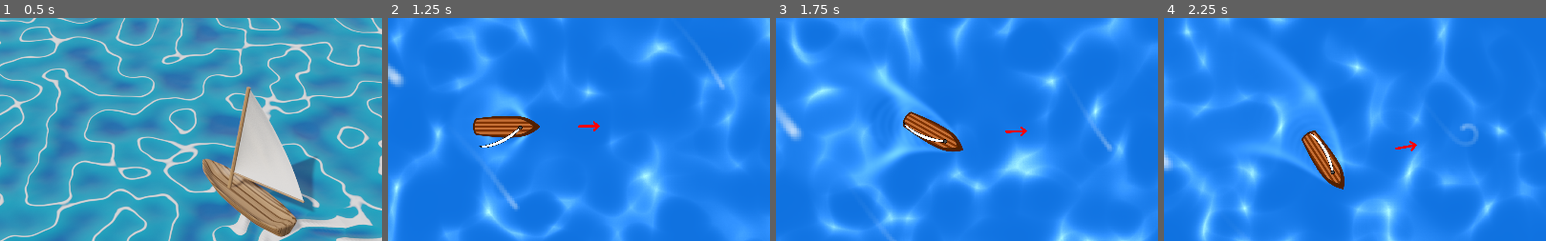
Above: before the commit, frames 1-4 (left to right).
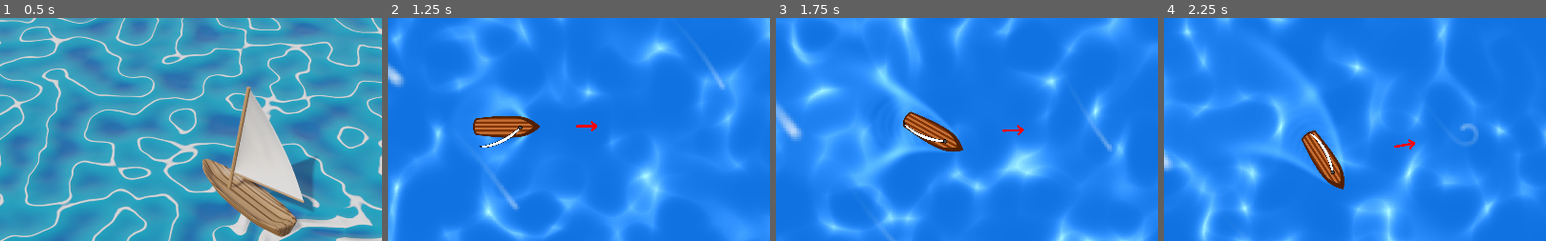
Above: after the commit, the same moments.

Repository: Norodix/SailGame
Game: Godot game, scene res://Menu/TitleScreen.tscn
The game is run twice, just before and just after one commit, with the same random seed, the same clock (stepped at 60 frames per second) and the same inputs. The engine's default icon, where the game draws it, is replaced by a stand-in: a white triangle on a blue panel in a dark square.
Inputs (mouse positions are % of the whole screen's width and height, from its top left):
- Up to frame 1 (0.5 s): no input
- Up to frame 2 (1.25 s): click "Play" at 0.5 s
- Up to frame 3 (1.75 s): move the mouse to (72, 45) at 1.27 s; hold D (right) from 1.28 s (still down); hold W (tighten) from 1.28 s (still down)
- Up to frame 4 (2.25 s): move the mouse to (30, 55) at 2.02 s; release D (right) at 2.03 s; release W (tighten) at 2.03 s; hold S (down) from 2.03 s (still down); tap Mouse wheel up (zoomIn) at 2.1 s
The pictures show only the part of the screen within x 36-86%, y 26-76%; the shares and areas given below are measured in that part.

Frame 1 is identical in both runs. In frame 2, less than 0.1% of the frame differs, in the area x 49-56%, y 46-51%; in frame 3, 0.1%; in frame 4, 0.1%, in the area x 60-67%, y 54-60%.

Commit message:
Simplify draw arrow operation

Diff:
--- a/Player.gd
+++ b/Player.gd
@@ -32,9 +32,7 @@
 
 # Called every frame. 'delta' is the elapsed time since the previous frame.
 func _process(delta):
-	#call draw function every iteration
-	update()
-
+	drawArrow()
 #	#Handle camera zoom
 #	var zoomVal = $Camera2D.zoom[0]
 ##	if Input.is_action_just_released("zoomIn"):
@@ -107,38 +105,16 @@
 
 
 
-func drawArrow(start: Vector2, end: Vector2, color: Color, lineWidth: float):
-#	draw_line(start, end, color, lineWidth, true)
-#	#Create the two spokes of the arrow
-#	var arrowAngle = (end-start).angle()
-#	var spokeLength = (start-end).length()/4
-#	var spoke1Start = Vector2(0, 0).rotated(arrowAngle) + end
-#	var spoke2Start = spoke1Start
-#	var spoke1End = Vector2(-spokeLength, -spokeLength).rotated(arrowAngle) + end
-#	var spoke2End = Vector2(-spokeLength, spokeLength).rotated(arrowAngle) + end
-#	draw_line(spoke1Start, spoke1End, color, lineWidth, true)
-#	draw_line(spoke2Start, spoke2End, color, lineWidth, true)
-#	draw_circle(end, lineWidth/2.0, color)
-	var arrowAngle = (end-start).angle()
-	$Arrow.global_rotation = arrowAngle + deg2rad(90)
-	$Arrow.global_position = (start + end) / 2
-	pass
-
-func _draw():
-	#Draw indicator arrow
-	var arrowLineWidth = 3.0
-	var arrowColor = Color(1, 0, 0)
+func drawArrow():
 	var crate = get_node("../CrateArea")
 	var visualSelf = get_node("../PlayerBoatSmoothing2D/BoatBodySmooth")
 	var crateDirection = crate.global_position - visualSelf.global_position
 	crateDirection=crateDirection.normalized()
-	#crateDirection=crateDirection.normalized().rotated(-visualSelf.global_rotation)
-	#crateDirection=crateDirection.rotated(-self.global_rotation)
-	var start = crateDirection*100 + visualSelf.global_position
-	var end   = start + crateDirection*20
-	drawArrow(start, end, arrowColor, arrowLineWidth)
-	#drawArrow(start, end+(end-start)*2, Color(0, 1, 1), arrowLineWidth)
-
+	var start = crateDirection * 100 + visualSelf.global_position
+	var end   = start + crateDirection * 20
+	var arrowAngle = crateDirection.angle()
+	$Arrow.global_rotation = arrowAngle + deg2rad(90)
+	$Arrow.global_position = (start + end) / 2
 	pass
 
 
